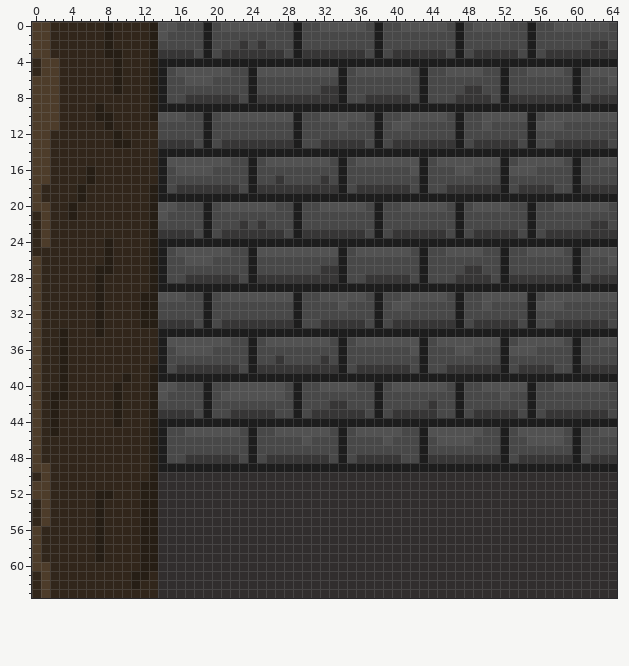
Two states of a sprite sheet, Assets/Sprites/Enviroment/PNG/cornerTile.png. The first picture shows the starting point.
The file is 65x64 pixels. Colours within 5 levels of each other are drawn and written as one.
Now the later version:
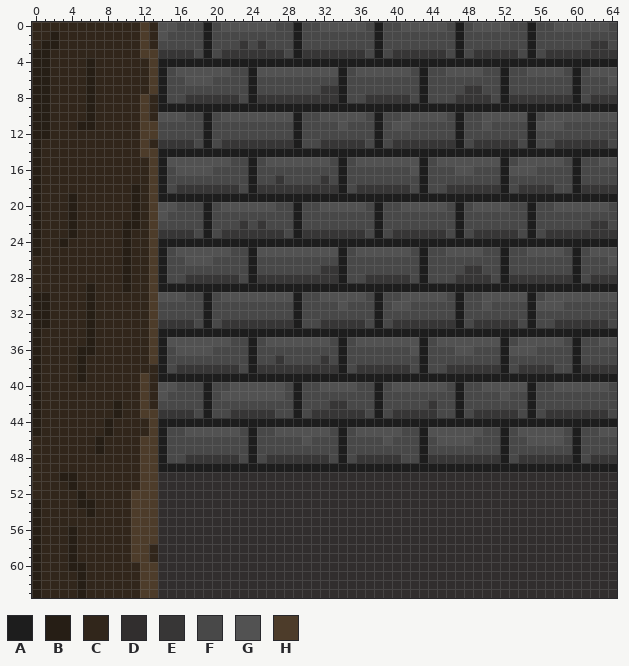
Palette (. is transparent): A #1d1d1d  B #261e15  C #31261b  D #312e2e  E #373636  F #484848  G #525252  H #4d3c2a
From old to new:
Colour B replaces colour C in rows 1 to 2 at x 2; in rows 4 to 5 at x 0 and 6; in rows 6 to 10 at x 6; in row 11 at x 5 to 6; in row 18 at x 11; in row 19 at x 4 and 11.
Colour B replaces colour C in row 20 at x 11; in row 21 at x 0 and 11; in row 22 at x 0, 4 and 10 to 11; in row 23 at x 0, 4 and 10; in row 24 at x 0, 3 and 10; in row 25 at x 0 and 10.
Colour B replaces colour C in rows 26 to 28 at x 10; in row 29 at x 6 and 10; in rows 30 to 33 at x 1 and 6; in rows 34 to 35 at x 6; in row 36 at x 5 to 6; in rows 37 to 39 at x 5.
Colour B replaces colour C in rows 44 to 45 at x 8; in rows 46 to 47 at x 7; in row 50 at x 3 to 4; in row 51 at x 4; in row 52 at x 5; in row 53 at x 0 and 5 to 6.
Colour B replaces colour C in row 54 at x 0 and 6; in row 55 at x 0; in rows 56 to 59 at x 4; in row 60 at x 4 to 5; in rows 61 to 63 at x 0 and 5.
Colour B replaces colour H in row 2 at x 1; in row 3 at x 0 to 1; in rows 4 to 5 at x 1; in rows 6 to 12 at x 0 to 1; in rows 13 to 20 at x 0; in rows 30 to 45 at x 0.
Colour B replaces colour H in rows 56 to 60 at x 0.
Colour C replaces colour B in rows 0 to 2 at x 8 and 13; in row 3 at x 8 to 9; in rows 4 to 7 at x 9; in row 8 at x 13; in row 9 at x 7 and 13; in row 10 at x 7 to 8 and 13.
Colour C replaces colour B in row 11 at x 8; in row 12 at x 9; in row 13 at x 9 to 10; in rows 16 to 17 at x 6; in rows 18 to 19 at x 5; in rows 24 to 26 at x 8.
Colour C replaces colour B in row 27 at x 7 to 8; in rows 28 to 29 at x 7; in rows 30 to 33 at x 7 and 12; in row 34 at x 3 and 7; in rows 35 to 37 at x 3; in row 38 at x 3 and 13.
Colour C replaces colour B in row 39 at x 3, 10 and 13; in row 40 at x 3, 9 and 13; in row 41 at x 2 to 3, 9 and 13; in row 42 at x 2 and 13; in row 43 at x 2; in row 44 at x 2 and 9.
Colour C replaces colour B in row 45 at x 2; in row 52 at x 7 to 8; in rows 53 to 57 at x 7; in rows 58 to 59 at x 7 and 13; in rows 61 to 62 at x 11.
Colour C replaces colour H in rows 0 to 1 at x 0 to 1; in row 2 at x 0; in rows 4 to 11 at x 2; in rows 13 to 17 at x 1; in rows 20 to 24 at x 1; in rows 26 to 29 at x 0.
Colour C replaces colour H in rows 46 to 48 at x 0; in row 49 at x 0 to 1; in row 50 at x 1; in rows 51 to 52 at x 0 to 1; in rows 53 to 55 at x 1; in rows 60 to 63 at x 1.
Colour H replaces colour B in rows 3 to 7 at x 13; in rows 18 to 33 at x 13; in rows 43 to 50 at x 13; in rows 51 to 57 at x 12 to 13; in rows 58 to 59 at x 12; in row 60 at x 12 to 13.
Colour H replaces colour B in row 61 at x 12.
Colour H replaces colour C in rows 0 to 3 at x 12; in rows 8 to 10 at x 12; in rows 11 to 12 at x 12 to 13; in row 13 at x 12; in row 14 at x 12 to 13; in rows 15 to 17 at x 13.
Colour H replaces colour C in rows 34 to 37 at x 13; in rows 39 to 43 at x 12; in rows 46 to 50 at x 12; in rows 52 to 59 at x 11; in row 61 at x 13; in rows 62 to 63 at x 12 to 13.
Pixel boxes of the changes (left, top, right, bottom) in both pictures:
changed: (32, 22, 158, 598)
